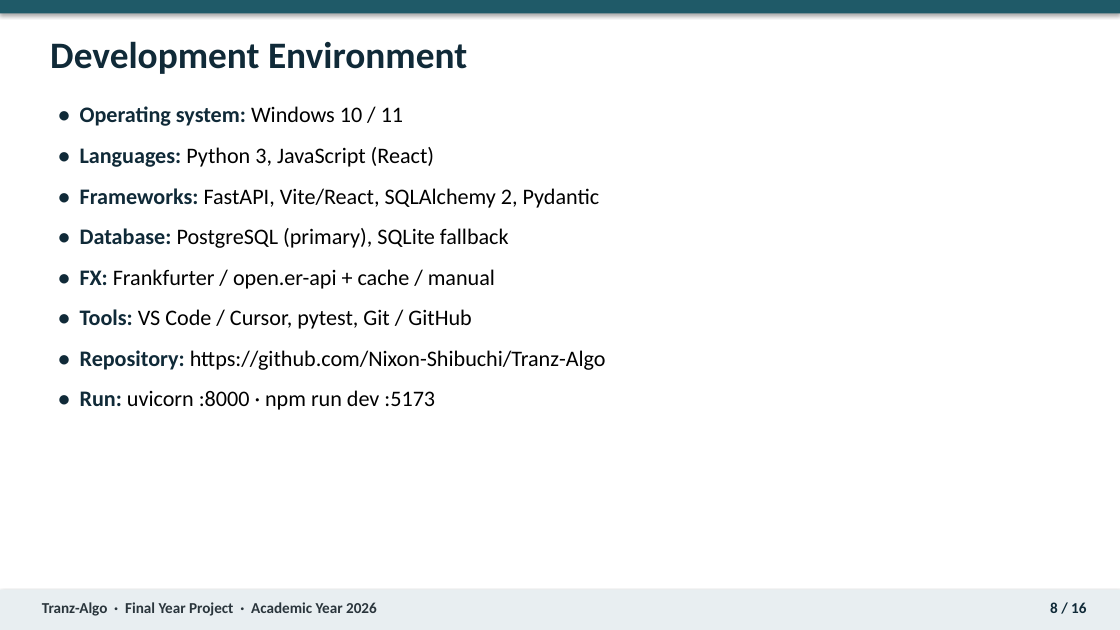
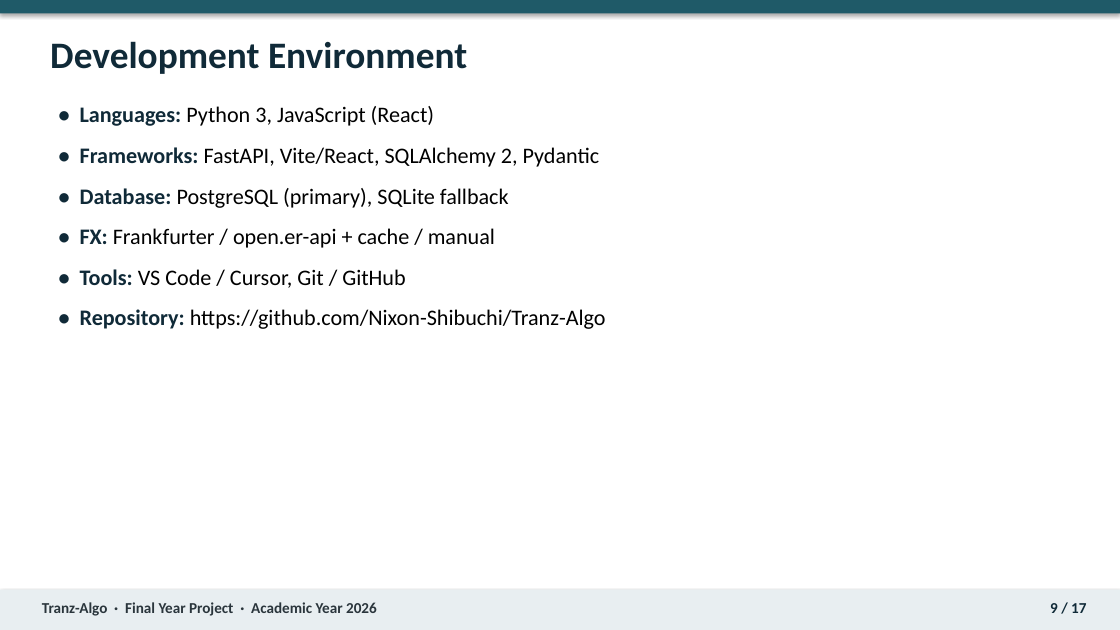
Before and after one commit to Nixon-Shibuchi/Tranz-Algo, a slide deck: slide 9 of docs/report/Tranz-Algo_Final_Year_Project_Presentation_2026.pptx (slide 8 before the commit). Drawn at 1120x630 pixels with LibreOffice and Linux fonts; fonts in the diff are those of the drawing. Boxes give left, top, right and bottom in pixels: in the first picture for what was removed or moved away, otherwise in the second. Text is boxed around its words. In the diff, an @@ line names an element or a change of style, - is before the commit and + after.

```diff
--- a/docs/report/Tranz-Algo_Final_Year_Project_Presentation_2026.pptx
+++ b/docs/report/Tranz-Algo_Final_Year_Project_Presentation_2026.pptx
@@ text at box(80, 106, 403, 126): paragraph removed @@
-• Operating system: Windows 10 / 11
@@ text at box(80, 269, 405, 288): text changed @@
-• Tools: VS Code / Cursor, pytest, Git / GitHub
+• Tools: VS Code / Cursor, Git / GitHub
@@ text at box(80, 390, 435, 410): paragraph removed @@
-• Run: uvicorn :8000 · npm run dev :5173
@@ text at box(1050, 603, 1086, 613): text changed @@
-8 / 16
+9 / 17
```
Also in this commit, not shown: 13 other slides changed, 1 slide added, 39 other files.
